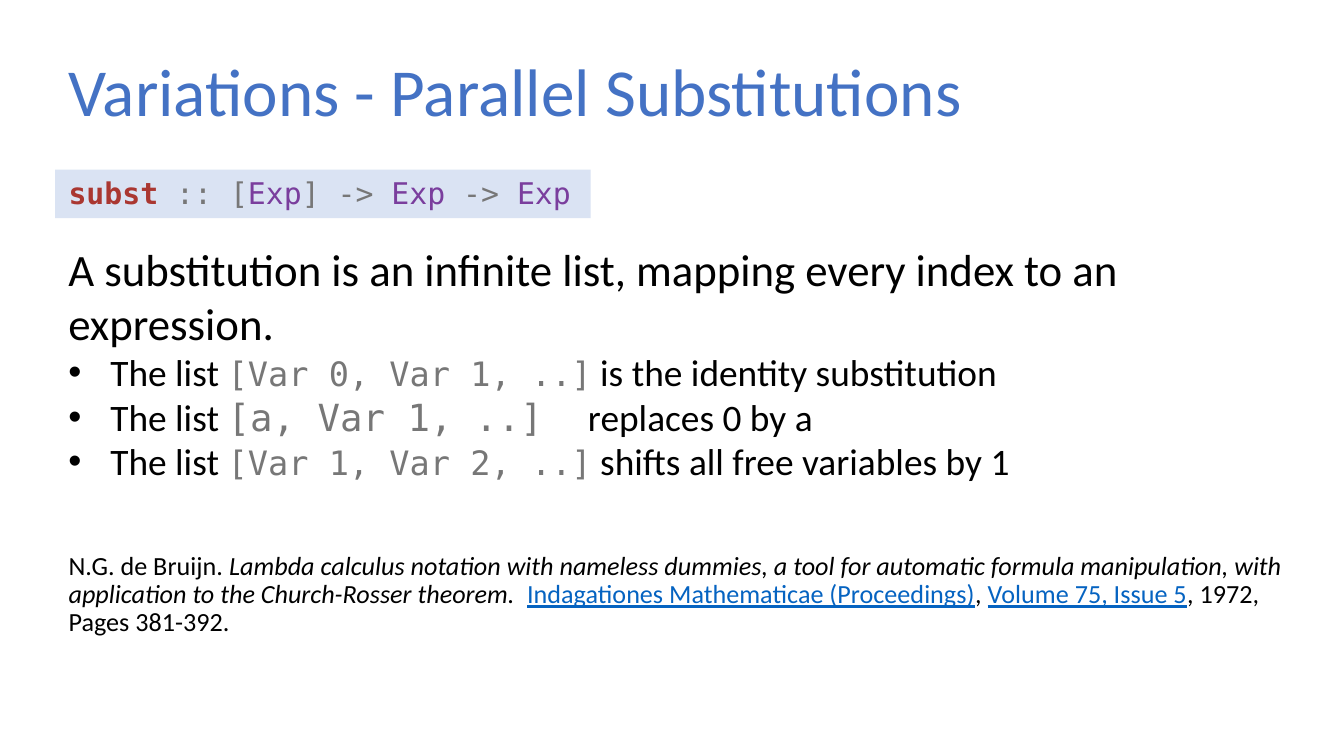
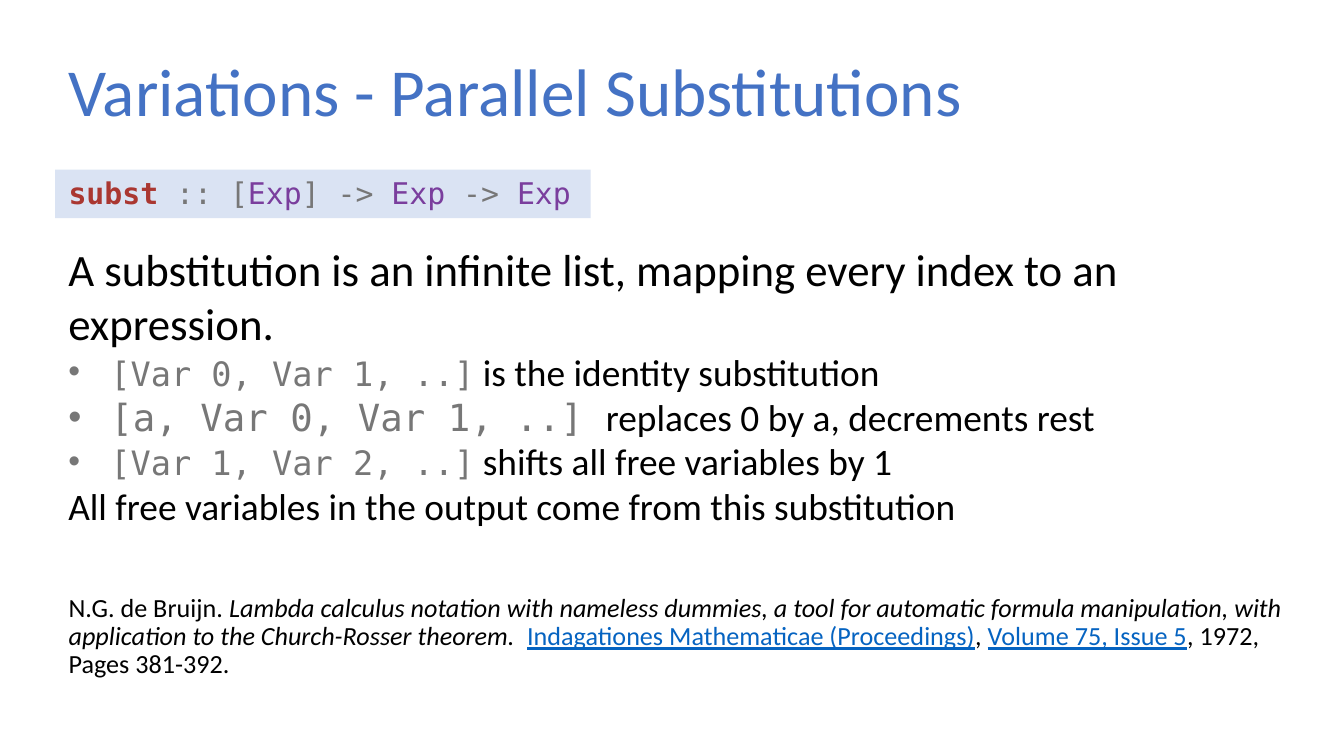
Before and after one commit to sweirich/lambda-n-ways, a slide deck: slide 15 of plclub-2021.pptx. Drawn at 1344x756 pixels with LibreOffice and Linux fonts; fonts in the diff are those of the drawing. Boxes give left, top, right and bottom in pixels: in the first picture for what was removed or moved away, otherwise in the second. Text is boxed around its words. In the diff, an @@ line names an element or a change of style, - is before the commit and + after.

```diff
--- a/plclub-2021.pptx
+++ b/plclub-2021.pptx
@@ text "subst :: [Exp] -> Exp ..." rewrapped from <box>69,181,1281,636</box> to <box>69,181,1281,678</box> @@
@@ text at <box>68,360,1095,526</box>: text changed @@
-• The list [Var 0, Var 1, ..] is the identity substitution
-• The list [a, Var 1, ..] replaces 0 by a
-• The list [Var 1, Var 2, ..] shifts all free variables by 1
+• [Var 0, Var 1, ..] is the identity substitution
+• [a, Var 0, Var 1, ..] replaces 0 by a, decrements rest
+• [Var 1, Var 2, ..] shifts all free variables by 1
+All free variables in the output come from this substitution
```
Also in this commit, not shown: 14 other slides changed, 1 slide added, 1 other file.
